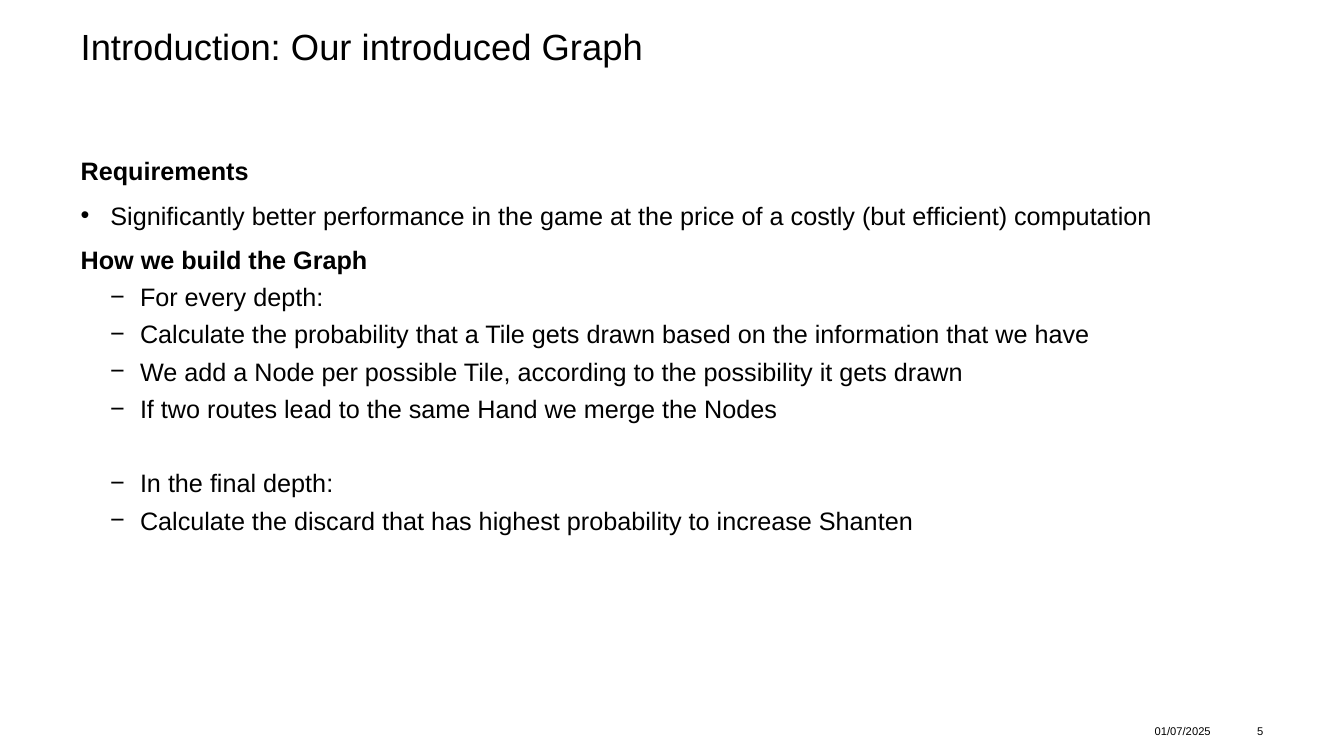
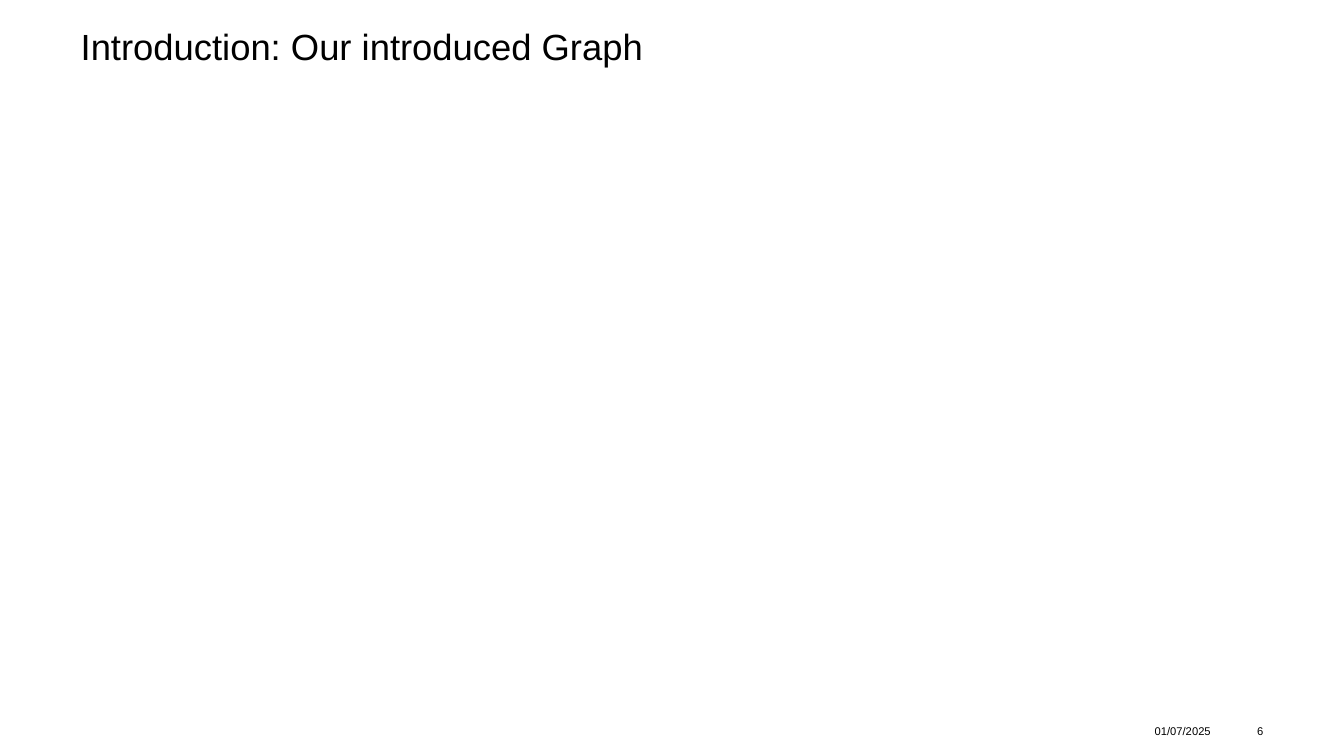
Before and after one commit to adidell01/MahjongOptimization, a slide deck: slide 6 of ProjectPresentation_asadikovic_jlyrer.pptx (slide 5 before the commit). Drawn at 1344x756 pixels with LibreOffice and Linux fonts; fonts in the diff are those of the drawing; grey boxes stand for pictures; background and template pictures are left out. Boxes give left, top, right and bottom in pixels: in the first picture for what was removed or moved away, otherwise in the second. Text is boxed around its words. In the diff, an @@ line names an element or a change of style, - is before the commit and + after.

```diff
--- a/ProjectPresentation_asadikovic_jlyrer.pptx
+++ b/ProjectPresentation_asadikovic_jlyrer.pptx
@@ text removed at [81,161,1151,535] @@
-Requirements
-• Significantly better performance in the game at the price of a costly (but efficient) computation
-How we build the Graph
-  − For every depth:
-  − Calculate the probability that a Tile gets drawn based on the information that we have
-  − We add a Node per possible Tile, according to the possibility it gets drawn
-  − If two routes lead to the same Hand we merge the Nodes
-  − In the final depth:
-  − Calculate the discard that has highest probability to increase Shanten
```
Also in this commit, not shown: 2 other slides changed, 2 slides added.
